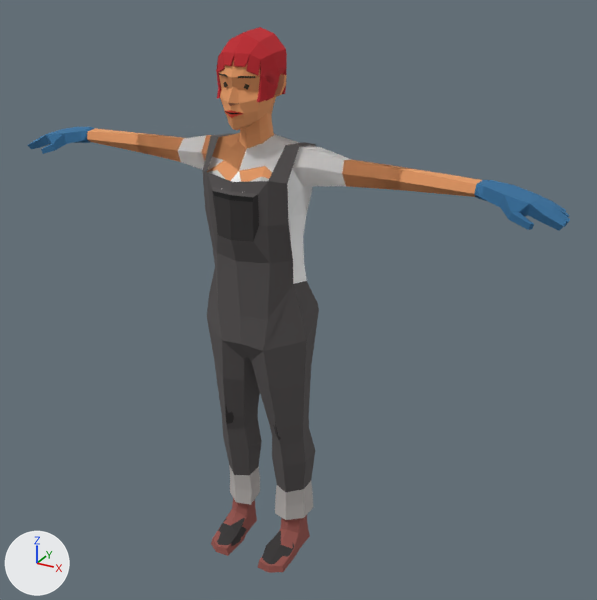
One commit to the Blender file Assets/_Project/_Avatar_System/Female/Bodies/Regular/02_Blender/female_regular_body.blend: the scene before it, then after it.
Before and after are seen from a camera (50 mm lens) standing at (1.302, -2.111, 2.047) and looking at (0.102, 0.071, 0.956). Arrows for +X, +Y and +Z are at lower left; the lights stay in place. The picture after the commit comes second.

Before the edit, the objects in view are built like this:
```python
ob_woman_bodya_cauc = bpy.data.objects.new('woman_bodyA_Cauc', me_mesh_009)
ob_woman_bodya_cauc.location = (0.0, 0.0, 0.0)
ob_woman_bodya_cauc.rotation_euler = (1.571, 0.0, 0.0)  # degrees (90, 0, 0)
ob_woman_bodya_cauc.scale = (0.01, 0.01, 0.01)
ob_woman_feet_bootsbrn = bpy.data.objects.new('woman_feet_bootsBrn', me_mesh_001)
ob_woman_feet_bootsbrn.location = (0.0, 0.0, 0.0)
ob_woman_feet_bootsbrn.rotation_euler = (1.571, 0.0, 0.0)  # degrees (90, 0, 0)
ob_woman_feet_bootsbrn.scale = (0.01, 0.01, 0.01)
ob_woman_hair_bobred = bpy.data.objects.new('woman_hair_bobRed', me_mesh_116)
ob_woman_hair_bobred.location = (0.0, 0.0, 0.0)
ob_woman_hair_bobred.rotation_euler = (1.571, 0.0, -3.142)  # degrees (90, 0, -180)
ob_woman_hair_bobred.scale = (0.01, 0.01, 0.01)
ob_woman_hands_glovesbue = bpy.data.objects.new('woman_hands_glovesBue', me_mesh_005)
ob_woman_hands_glovesbue.location = (0.0, 0.0, 0.0)
ob_woman_hands_glovesbue.rotation_euler = (1.571, 0.0, 0.0)  # degrees (90, 0, 0)
ob_woman_hands_glovesbue.scale = (0.01, 0.01, 0.01)
ob_woman_head_bodya_cauc = bpy.data.objects.new('woman_head_bodyA_Cauc', me_mesh_002)
ob_woman_head_bodya_cauc.location = (0.0, 0.0, 0.0)
ob_woman_head_bodya_cauc.rotation_euler = (1.571, 0.0, 0.0)  # degrees (90, 0, 0)
ob_woman_head_bodya_cauc.scale = (0.01, 0.01, 0.01)
ob_woman_torso_coverallsgray = bpy.data.objects.new('woman_torso_coverallsGray', me_mesh)
ob_woman_torso_coverallsgray.location = (0.0, 0.0, 0.0)
ob_woman_torso_coverallsgray.rotation_euler = (1.571, 0.0, 0.0)  # degrees (90, 0, 0)
ob_woman_torso_coverallsgray.scale = (0.01, 0.01, 0.01)
```
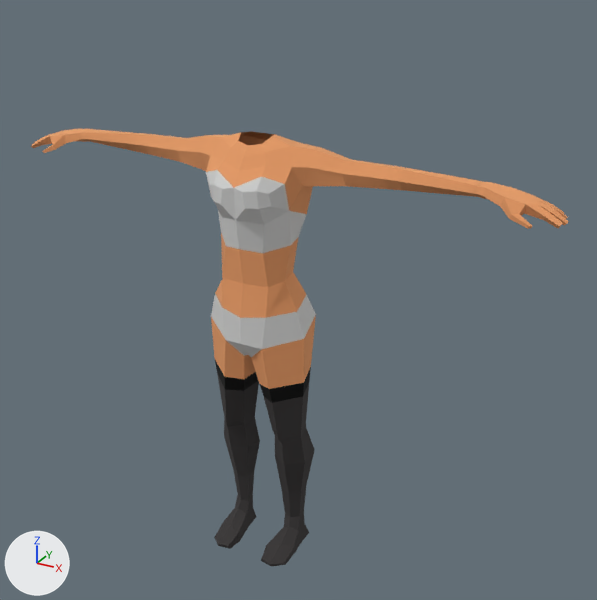
Changed parts and their boxes (x1, y1, x2, y2) in the pictures (597 x 600 px):
```json
{"object": "woman_torso_coverallsGray", "change": "hidden", "before": [87, 129, 482, 520]}
{"object": "woman_hands_glovesBue", "change": "hidden", "before": [28, 127, 570, 230]}
{"object": "woman_head_bodyA_Cauc", "change": "hidden", "before": [219, 60, 287, 148], "on screen": "brown"}
{"object": "woman_hair_bobRed", "change": "hidden", "before": [216, 27, 287, 102], "on screen": "red"}
{"object": "woman_feet_bootsBrn", "change": "hidden", "before": [211, 498, 310, 573], "on screen": "brown"}
{"object": "woman_bodyA_Cauc", "change": "unchanged, uncovered by the edit", "before": [202, 133, 294, 564], "after": [87, 129, 482, 566]}
{"object": "woman_hands_bodyA_Cauc", "change": "unchanged, uncovered by the edit", "after": [31, 129, 569, 229]}
```

The change, as JSON lines over the scene's bpy script:
```json
{"op": "add", "block": "mat_atlas_albedo_lpap_003", "code": ["mat_atlas_albedo_lpap_003 = principled_material('atlas-albedo-LPAP.003')", "mat_atlas_albedo_lpap_003.texture = img_atlas_albedo_lpap_png  # with its transparency", "mat_atlas_albedo_lpap_003.metallic = 0.25", "mat_atlas_albedo_lpap_003.roughness = 1.0"]}
{"op": "add", "block": "me_mesh_008", "code": ["me_mesh_008 = bpy.data.meshes.new('Mesh.008')", "me_mesh_008.from_pydata(...)  # 304 vertices, 324 faces; spans x -9.3..9.3, y -12.6..11.4, z -180.9..-160.6", "me_mesh_008.materials.append(mat_atlas_albedo_lpap_003)  # picture img_atlas_albedo_lpap_png"]}
{"op": "add", "block": "ob_woman_torso_coverallsgray", "code": "ob_woman_torso_coverallsgray.hide_set(True)"}
{"op": "add", "block": "ob_woman_feet_bootsbrn", "code": "ob_woman_feet_bootsbrn.hide_set(True)"}
{"op": "add", "block": "ob_woman_hands_glovesbue", "code": "ob_woman_hands_glovesbue.hide_set(True)"}
{"op": "set", "path": "ob_woman_hair_bobred", "old": "bpy.data.objects.new('woman_hair_bobRed', me_mesh_116)", "new": "bpy.data.objects.new('woman_hair_bobRed', me_mesh_008)"}
{"op": "set", "path": "ob_woman_hair_bobred.rotation_euler", "old": "(1.571, 0.0, -3.142)", "new": "(0.0, 3.142, 0.0)", "note": "degrees (90, 0, -180) -> degrees (0, 180, 0)"}
{"op": "add", "block": "ob_woman_hair_bobred", "code": "ob_woman_hair_bobred.hide_set(True)"}
{"op": "add", "block": "ob_woman_head_bodya_cauc", "code": "ob_woman_head_bodya_cauc.hide_set(True)"}
```
